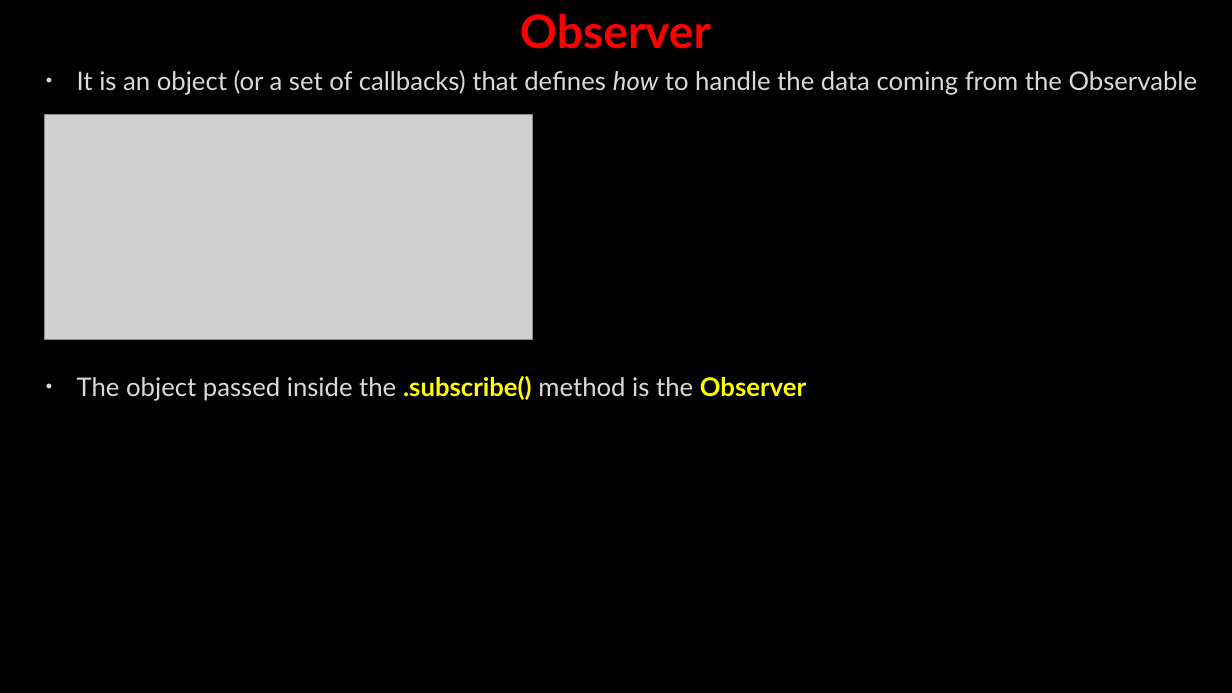
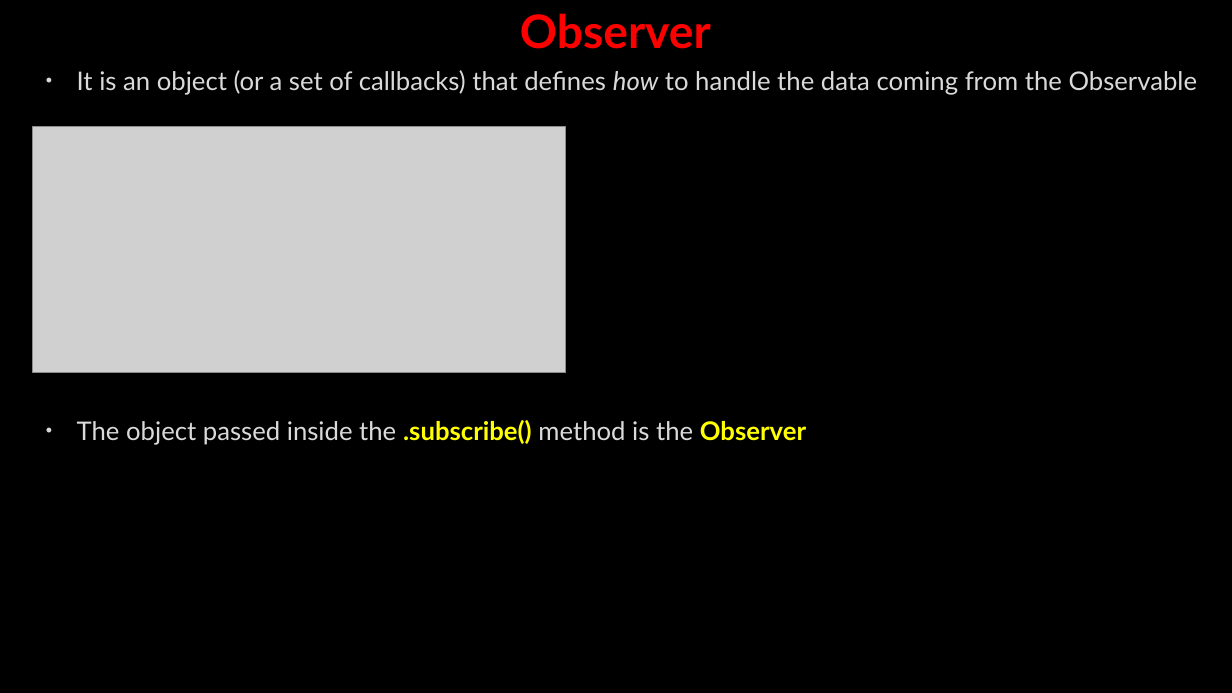
Before and after one commit to AhmedMohamedSamir1/Summary, a slide deck: slide 14 of Angular & type script/Angular.pptx. Drawn at 1232x693 pixels with LibreOffice and Linux fonts; fonts in the diff are those of the drawing; grey boxes stand for pictures; background and template pictures are left out. Boxes give left, top, right and bottom in pixels: in the first picture for what was removed or moved away, otherwise in the second. Text is boxed around its words. In the diff, an @@ line names an element or a change of style, - is before the commit and + after.

```diff
--- a/Angular & type script/Angular.pptx
+++ b/Angular & type script/Angular.pptx
@@ text "It is an object (or ..." rewrapped from [77, 70, 1198, 401] to [77, 70, 1198, 445] @@
@@ picture: place and size @@
-picture at [44, 115, 532, 340]
+picture at [32, 127, 566, 372]
```
Also in this commit, not shown: 3 other slides changed, 3 other files.
